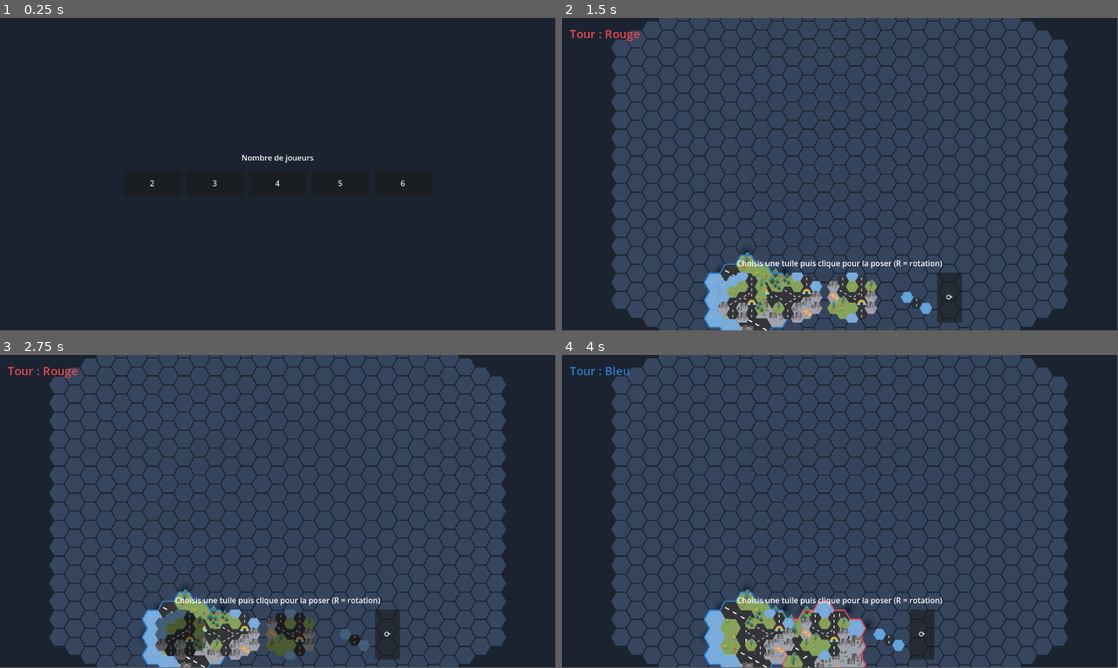
Above: before the commit, frames 1-4 (two rows, left to right).
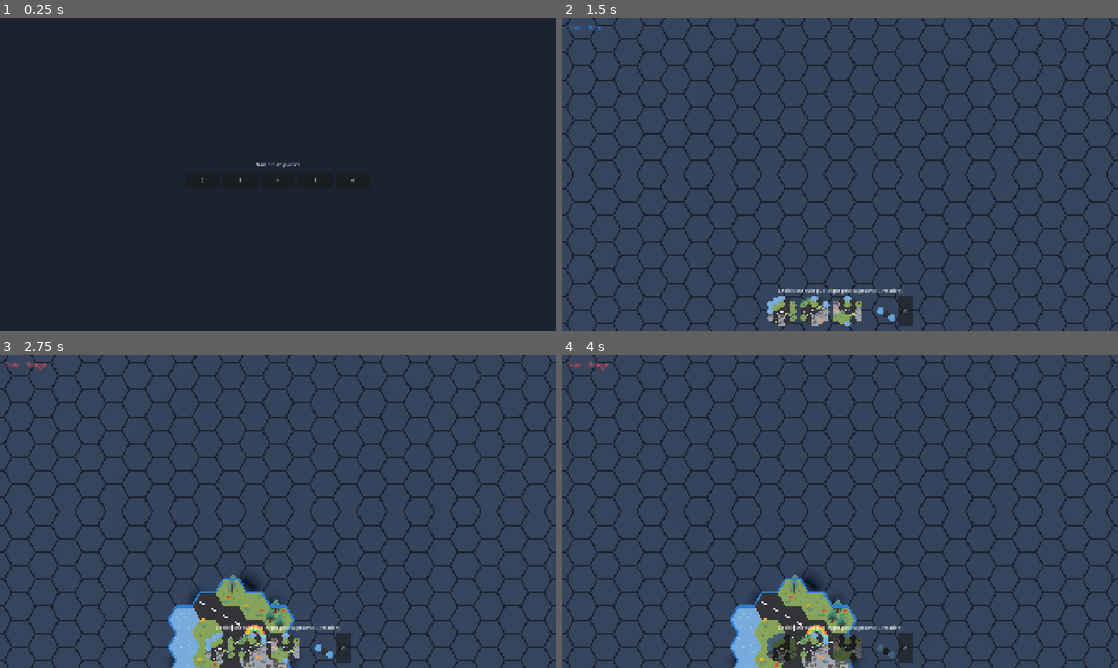
Above: after the commit, the same moments.

Repository: yoann-shopopop/shopopop-express
Game: Godot game, scene res://scenes/main.tscn
The game is run twice, just before and just after one commit, with the same random seed, the same clock (stepped at 60 frames per second) and the same inputs.
Inputs (mouse positions are in pixels of both pictures, inside the frame that each line leads up to):
- Up to frame 1 (0.25 s): no input
- Up to frame 2 (1.5 s): click "2" at 0.5 s; click (739, 296) at 1.27 s
- Up to frame 3 (2.75 s): click (216, 646) at 2.02 s
- Up to frame 4 (4 s): click (795, 633) at 2.77 s; click (812, 646) at 3.52 s
In our replay, the window is 799x449 before the commit and 800x450 after it. These sizes can differ from the game's own. Grey fills any space a smaller window leaves; there, only what the larger window draws over its background counts as a difference.

The runs differ from the first frame. In frame 1, 0.3% of the frame differs, in the area x 27-73%, y 43-54%; in frame 2, 38%; in frame 3, 39%, in the area x 0-100%, y 0-100%; in frame 4, 39%.

Commit message:
feat(display): fenêtre maximisée 1920x1080 + zoom caméra de départ resserré
La fenêtre s'ouvrait à la résolution Godot par défaut (1152x648), trop petite
pour tester confortablement. Ajoute une section [display] : fenêtre maximisée
au lancement, base 1920x1080, stretch canvas_items/expand pour une UI
indépendante de la résolution. Resserre aussi la taille ortho de départ de la
caméra (30 -> 20) pour des tuiles plus lisibles d'emblée.

Co-Authored-By: Claude Opus 4.8 (1M context) <noreply@anthropic.com>

Diff:
--- a/project.godot
+++ b/project.godot
@@ -14,6 +14,14 @@
 run/main_scene="res://scenes/main.tscn"
 config/features=PackedStringArray("4.6", "GL Compatibility")
 config/icon="res://icon.svg"
+
+[display]
+
+window/size/viewport_width=1920
+window/size/viewport_height=1080
+window/size/mode=2
+window/stretch/mode="canvas_items"
+window/stretch/aspect="expand"
 
 [editor_plugins]
 
--- a/src/main.gd
+++ b/src/main.gd
@@ -118,7 +118,7 @@
 func _build_camera() -> CameraRig:
 	var camera := CameraRig.new()
 	camera.projection = Camera3D.PROJECTION_ORTHOGONAL
-	camera.size = 30.0
+	camera.size = 20.0  # ortho vertical span in world units (~2.5 tiles tall); lower = zoomed in
 	camera.position = Vector3(0, 20, 0)
 	camera.rotation_degrees = Vector3(-90, 0, 0)
 	camera.current = true
